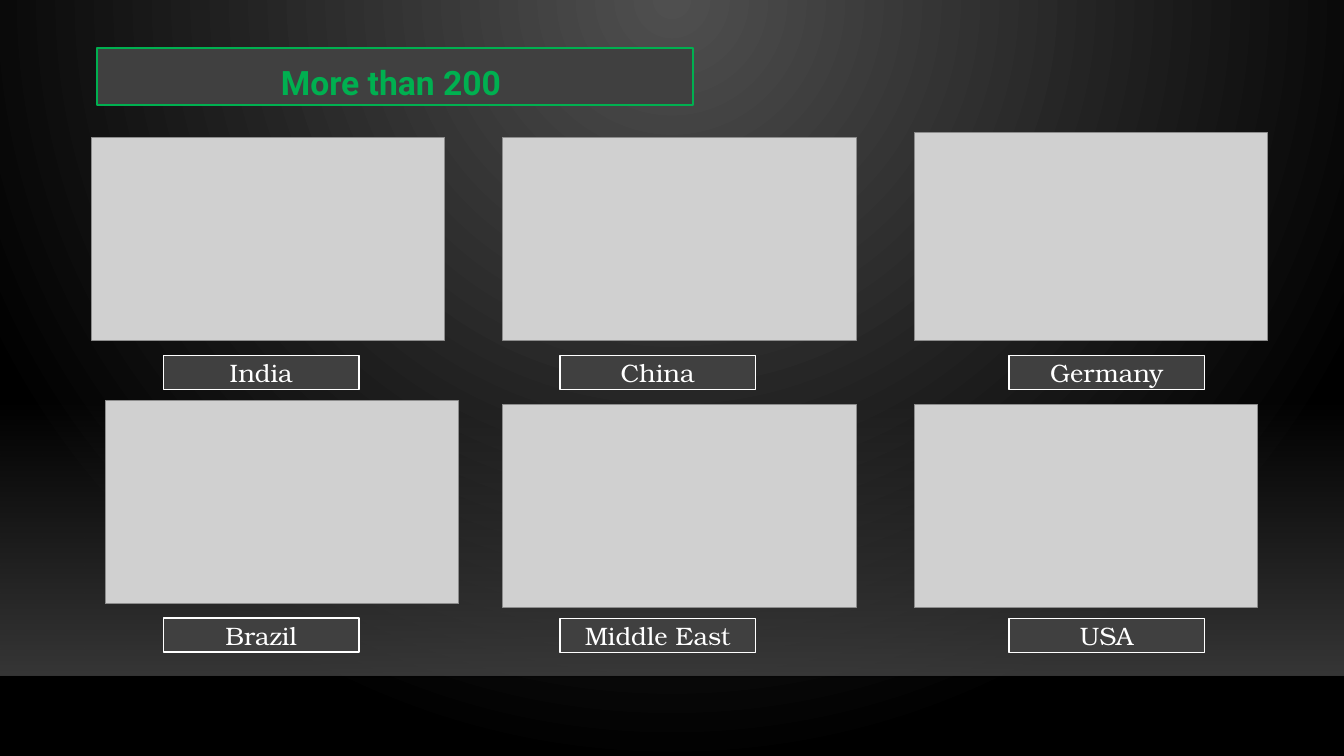
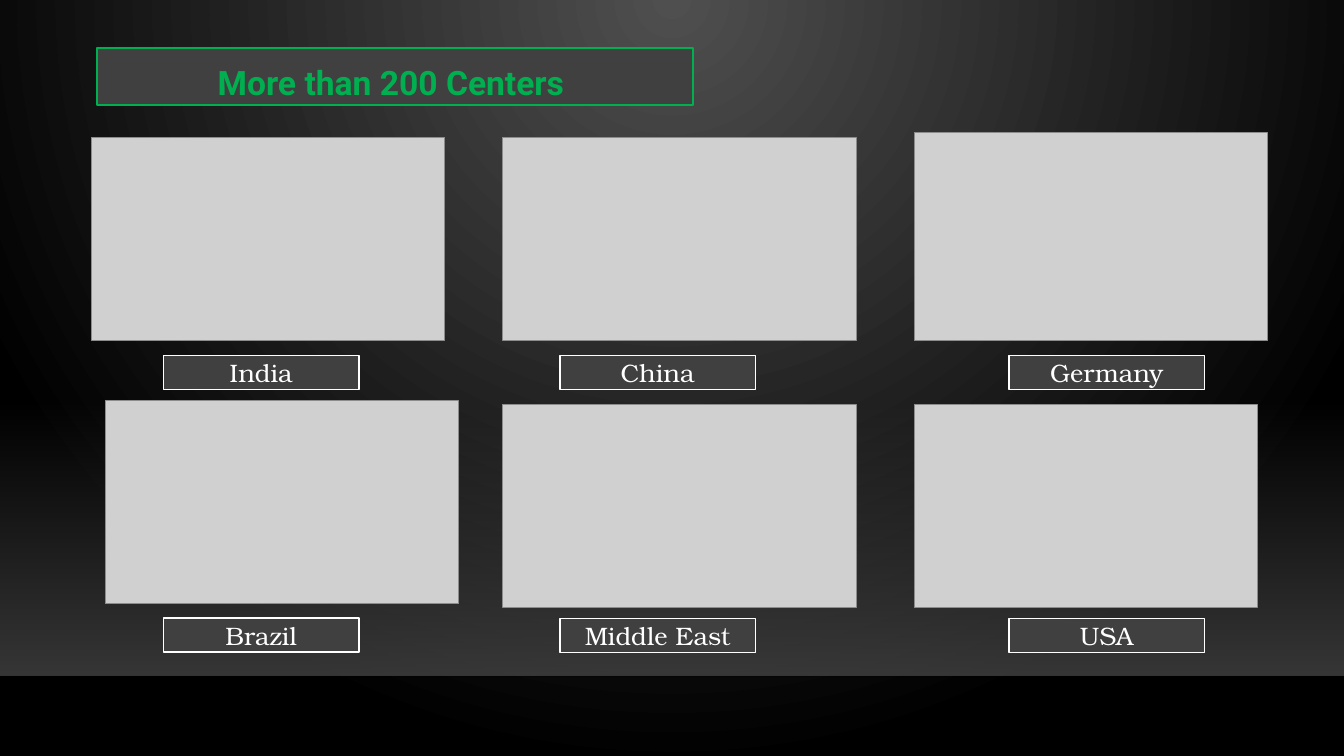
Before and after one commit to Sourabh080299/SEM6_assingments, a slide deck: slide 5 of CC/U19CS082.pptx. Drawn at 1344x756 pixels with LibreOffice and Linux fonts; fonts in the diff are those of the drawing; grey boxes stand for pictures; background and template pictures are left out. Boxes give left, top, right and bottom in pixels: in the first picture for what was removed or moved away, otherwise in the second. Text is boxed around its words. In the diff, an @@ line names an element or a change of style, - is before the commit and + after.

```diff
--- a/CC/U19CS082.pptx
+++ b/CC/U19CS082.pptx
@@ text in rectangle at <box>218,70,564,95</box>: text changed @@
-More than 200
+More than 200 Centers
```
Also in this commit, not shown: 8 other slides changed.
